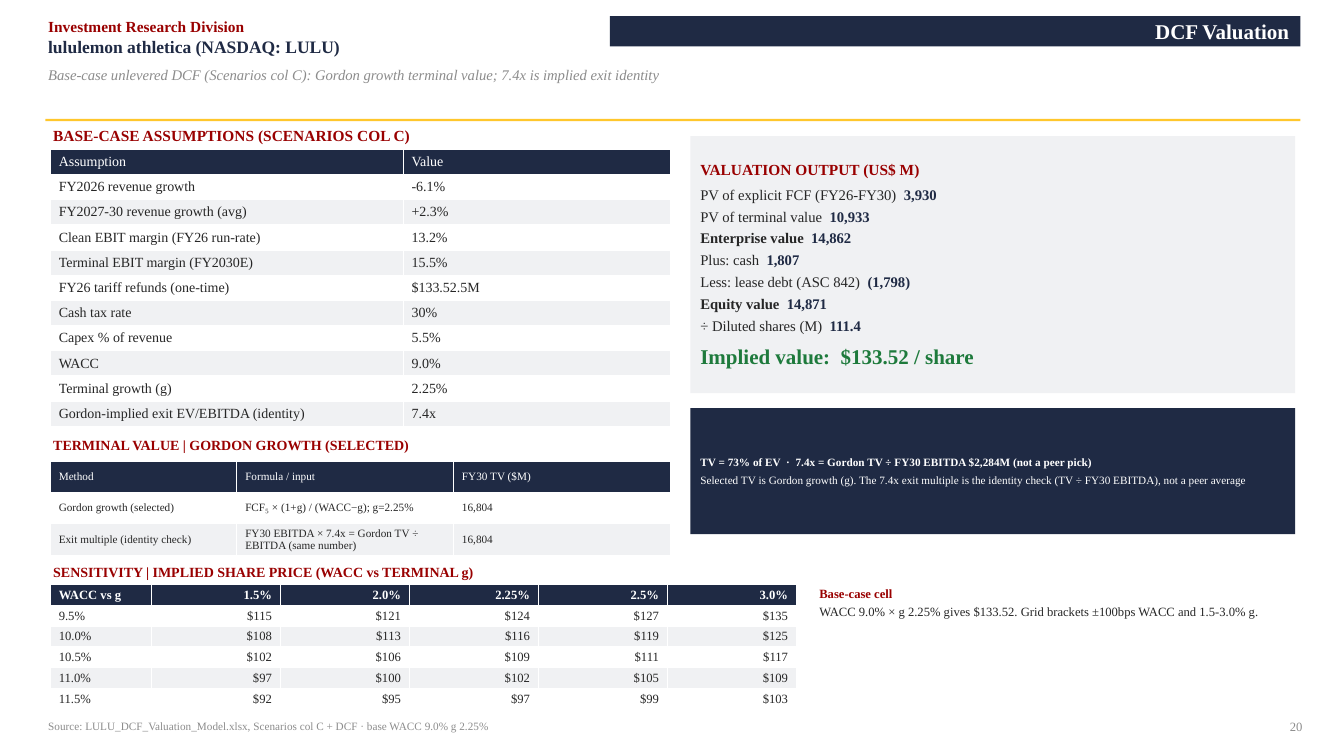
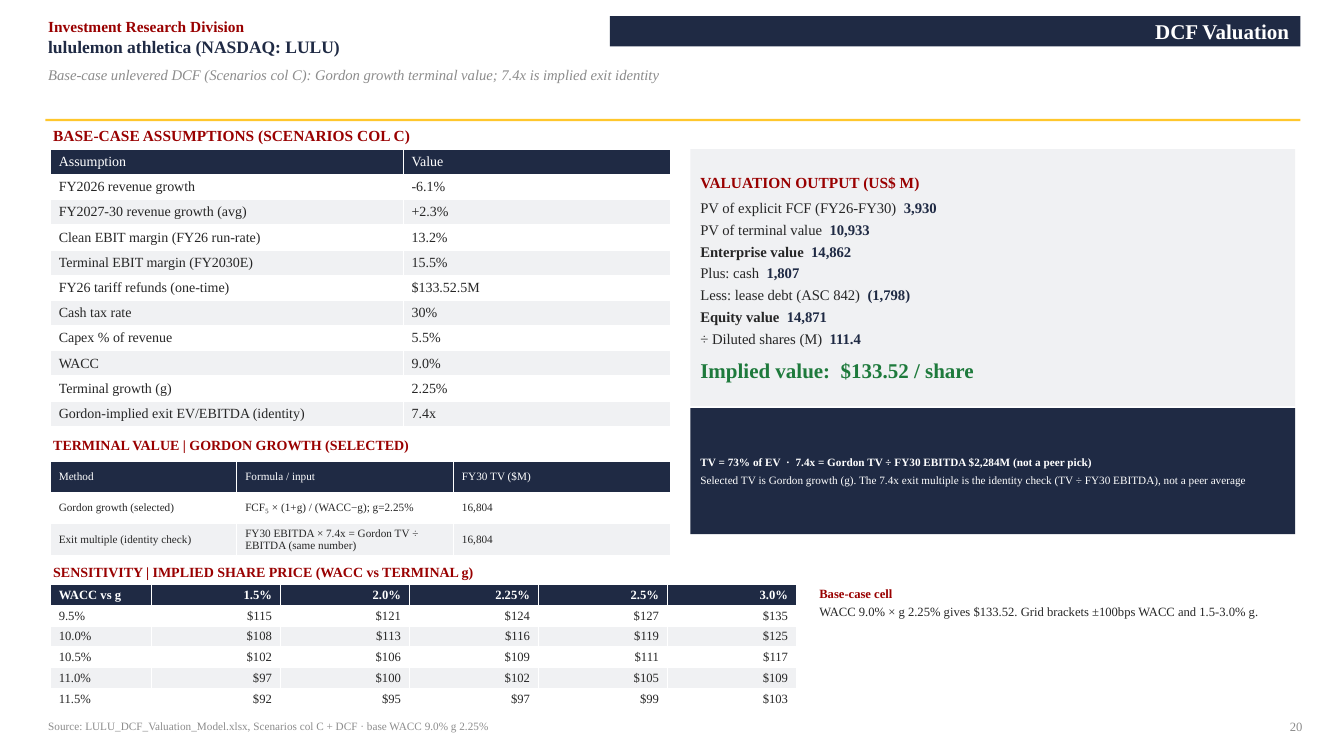
Before and after one commit to vengeanceaiUSC/RM, a slide deck: slide 20 of LULU/LULU_Investment_Pitch_Deck.pptx. Drawn at 1344x756 pixels with LibreOffice and Linux fonts; fonts in the diff are those of the drawing. Boxes give left, top, right and bottom in pixels: in the first picture for what was removed or moved away, otherwise in the second. Text is boxed around its words. In the diff, an @@ line names an element or a change of style, - is before the commit and + after.

```diff
--- a/LULU/LULU_Investment_Pitch_Deck.pptx
+++ b/LULU/LULU_Investment_Pitch_Deck.pptx
@@ rectangle "VALUATION OUTPUT (US$ M)": place and size @@
-rectangle "VALUATION OUTPUT (US$ M)" at <box>691,136,1296,393</box>
+rectangle "VALUATION OUTPUT (US$ M)" at <box>691,149,1296,406</box>
```
Also in this commit, not shown: 1 other file.
